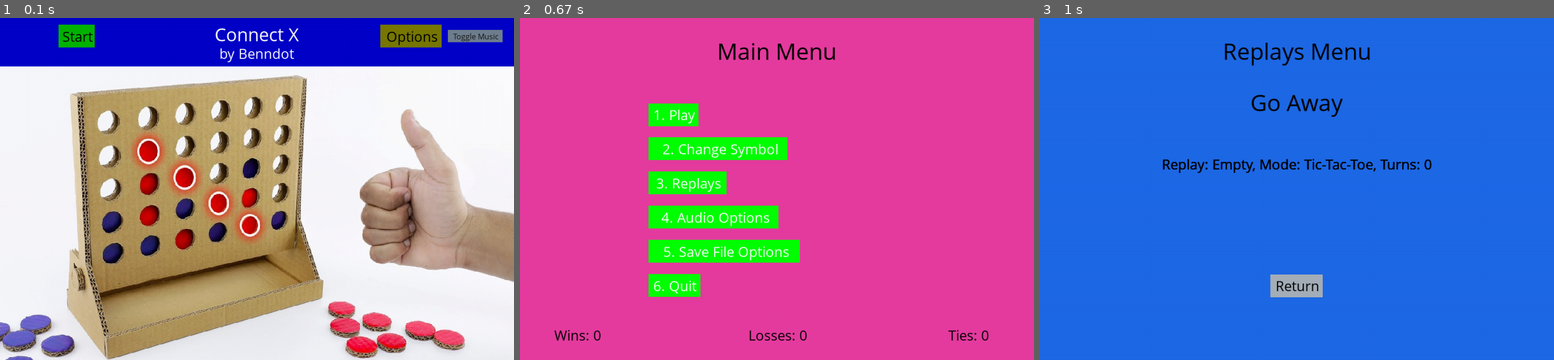
Above: before the commit, frames 1-3 (left to right).
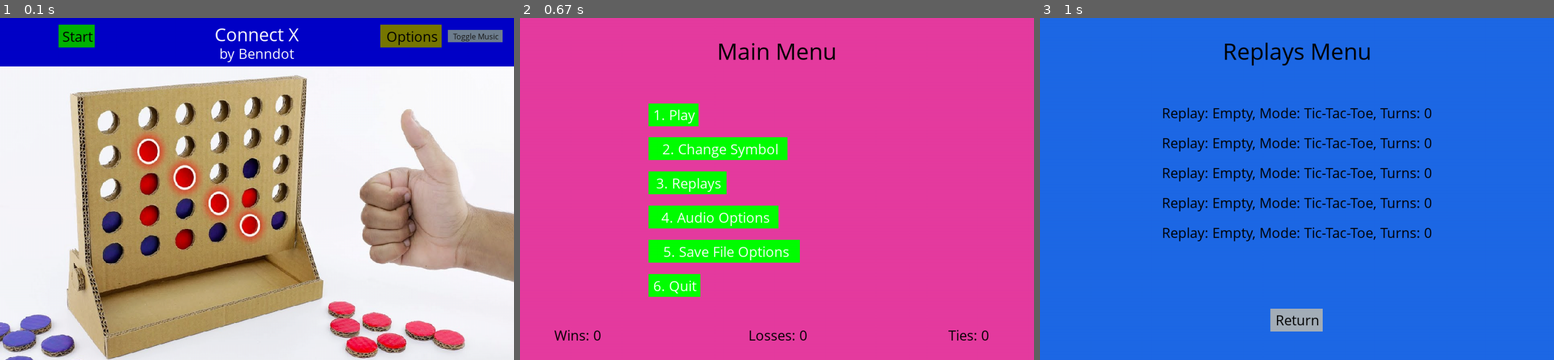
Above: after the commit, the same moments.

Repository: Benndot/Connect-X-Pygame
Game: pygame game, started from connectX.py
The game is run twice, just before and just after one commit, with the same random seed, the same clock (stepped at 60 frames per second) and the same inputs.
Inputs:
- Up to frame 1 (0.1 s): no input
- Up to frame 2 (0.67 s): click "Start" at 0.42 s
- Up to frame 3 (1 s): click "3. Replays" at 0.77 s

Frames 1-2 are identical in both runs. In frame 3, 5.3% of the frame differs, in the area x 23-77%, y 22-92%.

Commit message:
minor setup code for replays
the replay menu now displays the five replay slots, and the post-game screen has a button to save replays (but it doesn't currently do anything)

Diff:
--- a/connectX.py
+++ b/connectX.py
@@ -398,14 +398,15 @@
         game_screen.screen.fill((30, 105, 230))
 
         create_onscreen_text(large_font, black, "Replays Menu", game_screen.width / 2, game_screen.height * 0.05, True)
-        create_onscreen_text(large_font, black, "Go Away", game_screen.width / 2, game_screen.height * 0.20, True)
-
+
+        height_multiplier = 1
         for replay in ReplayManager.replay_list:
-            create_onscreen_text(medium_font, black, replay.__str__(), game_screen.width / 2, game_screen.height * 0.40,
-                                 True)
+            create_onscreen_text(medium_font, black, replay.__str__(), game_screen.width / 2,
+                                 game_screen.height * 0.25 * height_multiplier, True)
+            height_multiplier += 0.35
 
         return_button = create_text_button(medium_font, black, "Return", game_screen.width / 2,
-                                           game_screen.height * 0.75, slategray, lightgray, True)
+                                           game_screen.height * 0.85, slategray, lightgray, True)
 
         if return_button:
             main_menu()
@@ -803,8 +804,13 @@
         create_onscreen_text(large_font, black, header_message, game_screen.width / 2, game_screen.height * 0.05, True)
         create_onscreen_text(large_font, black, greeting, game_screen.width / 2, game_screen.height * 0.20, True)
 
+        replay_button = create_text_button(medium_font, black, "Save Replay?", game_screen.width / 2,
+                                           game_screen.height * 0.5, slategray, lightgray, True)
+        if replay_button:
+            create_onscreen_text(medium_font, black, "Nope", game_screen.width / 2, game_screen.height * 0.65, True)
+
         return_button = create_text_button(medium_font, black, "main menu", game_screen.width / 2,
-                                           game_screen.height * 0.5, slategray, lightgray, True)
+                                           game_screen.height * 0.8, slategray, lightgray, True)
 
         if return_button:
             post_game_reset()
